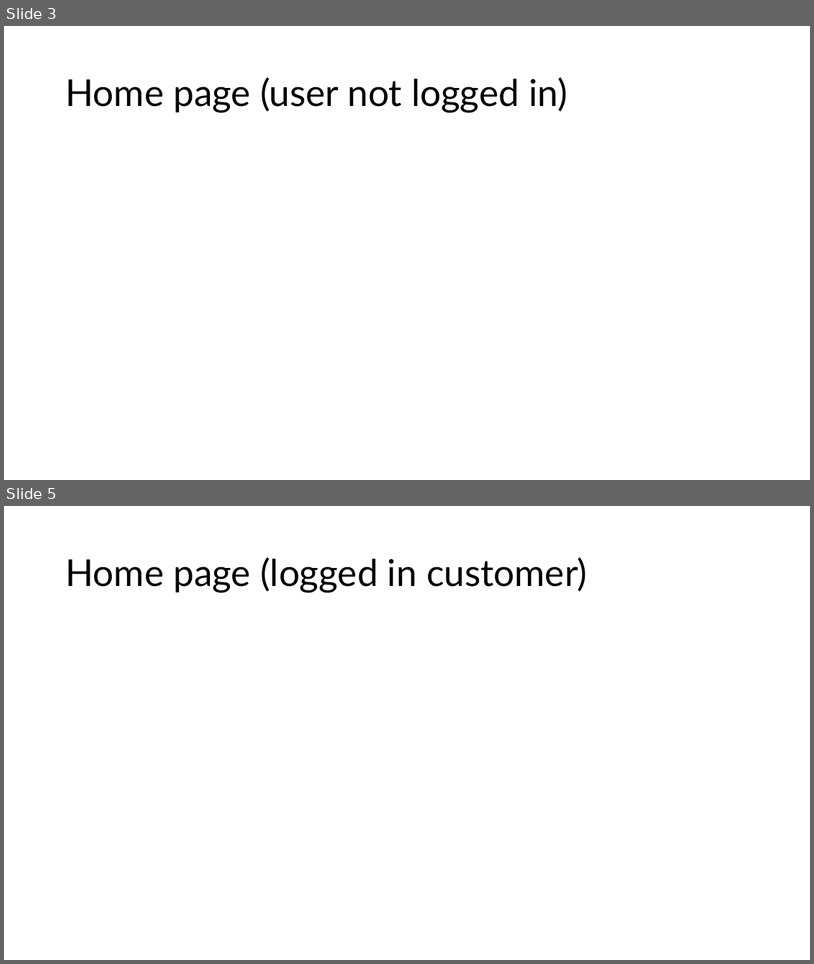
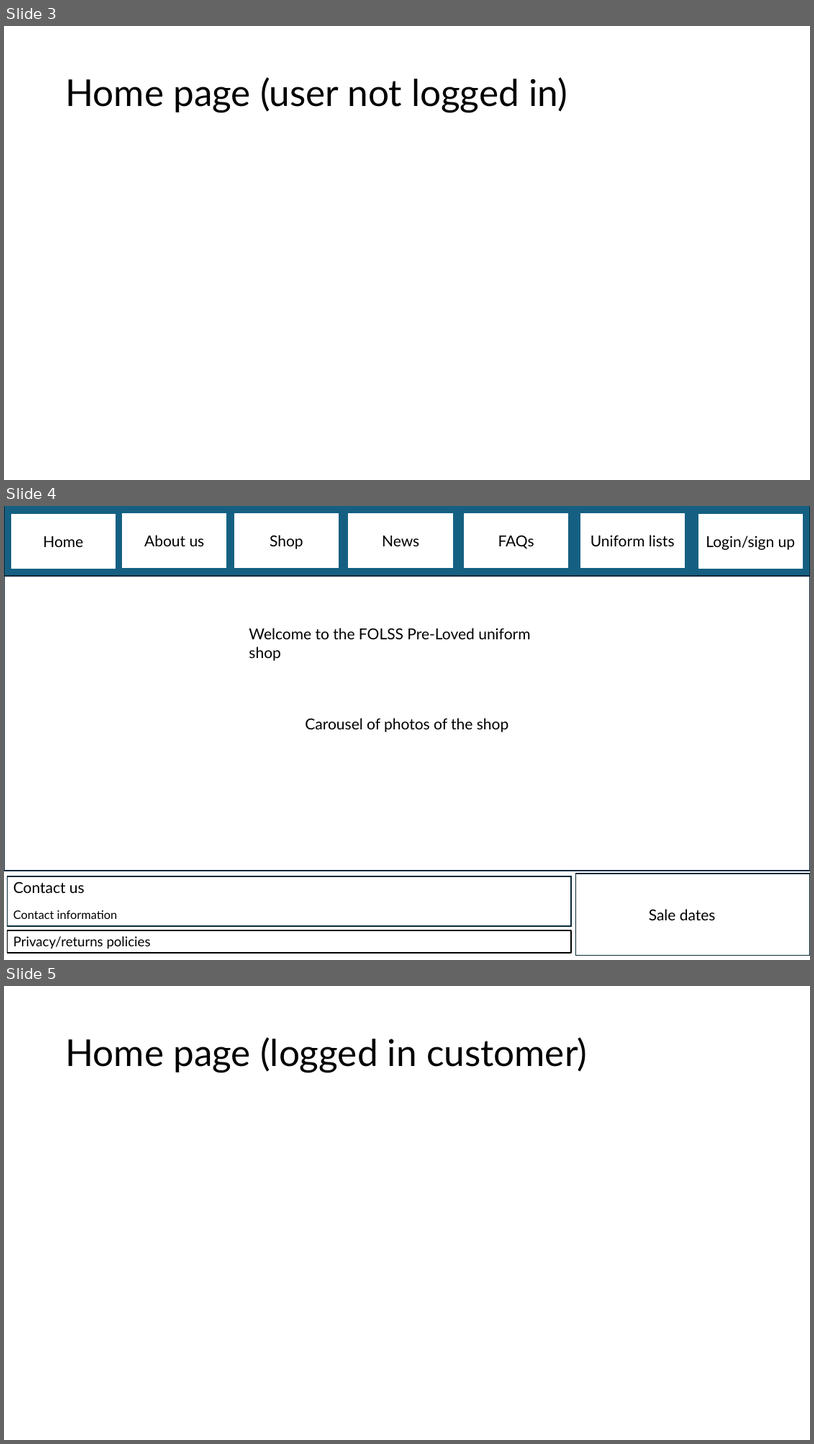
Before and after one commit to programmer647/Coursework, a slide deck: Writeup/Page designs.pptx. Shown one above the other, each under a label of ours: slides 3 and 5 before the commit, slides 3, 4 and 5 after it; the slides between them are not shown. The pictures are 814x964 and 814x1444 pixels, drawn with LibreOffice and Linux fonts; fonts in the diff are those of the drawing. Boxes give left, top, right and bottom in pixels: in the first picture for what was removed or moved away, otherwise in the second. Text is boxed around its words. In the diff, an @@ line names an element or a change of style, - is before the commit and + after.

```diff
--- a/Writeup/Page designs.pptx
+++ b/Writeup/Page designs.pptx
@@ slide 4 added at bbox=[4, 506, 810, 960], background #FFFFFF @@
@@ rectangle added at bbox=[4, 506, 810, 576], fill #156082, outline #092A39 1.5 pt @@
@@ rectangle added at bbox=[12, 515, 115, 568], fill #FFFFFF, outline #FFFFFF 1.5 pt, 18 pt, text #000000 @@
+Home
@@ rectangle added at bbox=[124, 514, 226, 567], fill #FFFFFF, outline #FFFFFF 1.5 pt, 18 pt, text #000000 @@
+About us
@@ rectangle added at bbox=[235, 514, 338, 567], fill #FFFFFF, outline #FFFFFF 1.5 pt, 18 pt, text #000000 @@
+Shop
@@ rectangle added at bbox=[349, 514, 453, 567], fill #FFFFFF, outline #FFFFFF 1.5 pt, 18 pt, text #000000 @@
+News
@@ rectangle added at bbox=[465, 514, 568, 567], fill #FFFFFF, outline #FFFFFF 1.5 pt, 18 pt, text #000000 @@
+FAQs
@@ rectangle added at bbox=[581, 514, 684, 567], fill #FFFFFF, outline #FFFFFF 1.5 pt, 18 pt, text #000000 @@
+Uniform lists
@@ rectangle added at bbox=[700, 515, 803, 568], fill #FFFFFF, outline #FFFFFF 1.5 pt, 18 pt, text #000000 @@
+Login/sign up
@@ rectangle added at bbox=[4, 576, 810, 870], fill #FFFFFF, outline #0E2841 1.5 pt, 18 pt, text #000000 @@
+Carousel of photos of the shop
@@ text added at bbox=[249, 628, 530, 661], 18 pt, text #000000 @@
+Welcome to the FOLSS Pre-Loved uniform shop
@@ rectangle added at bbox=[7, 876, 571, 926], fill #FFFFFF, outline #092A39 1.5 pt @@
@@ text added at bbox=[13, 881, 118, 919], 14 pt, text #000000 @@
+Contact us
+Contact information
@@ rectangle added at bbox=[576, 873, 810, 955], fill #FFFFFF, outline #092A39 1.5 pt @@
@@ text added at bbox=[649, 908, 716, 920], 18 pt, text #000000 @@
+Sale dates
@@ rectangle added at bbox=[7, 930, 571, 952], outline #000000 1.5 pt, 16 pt, text #000000 @@
+Privacy/returns policies
```
Also in this commit, not shown: 1 other file.
